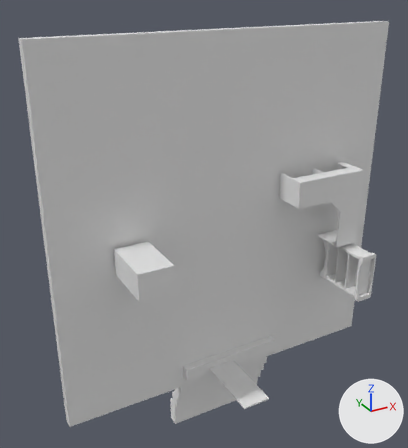
What one commit did to the COLLADA model move_itomp/meshes/merged_all_door_closed.dae.
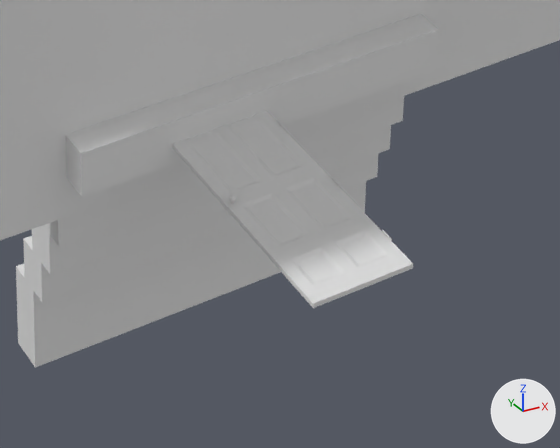
Each version appears first whole from a 50 mm lens placed at (-9.62, -15.38, 13.59), pointed at (-0.93, 0.41, 5.69), and next in a close-up on the part from 41% to 75% of the width and 74% to 99% of the height. Arrows for +X, +Y and +Z are at lower right; the lights stay in place.

The older version as bpy lines, for what is in view:
```python
me_shape0 = bpy.data.meshes.new('shape0')
me_shape0.from_pydata(...)  # 4741 vertices, 8757 faces; spans x -6.4..6.4, y -2.7..1.3, z -3.2..12.1
ob_node = bpy.data.objects.new('node', me_shape0)
ob_node.location = (0.0, 0.0, 0.0)
```
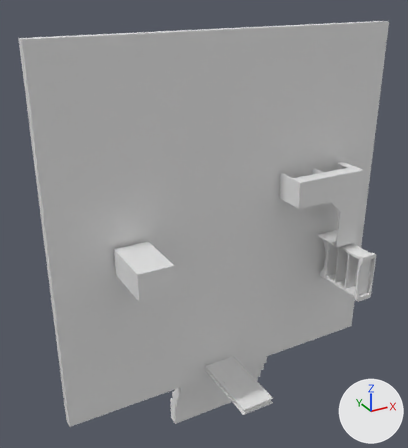
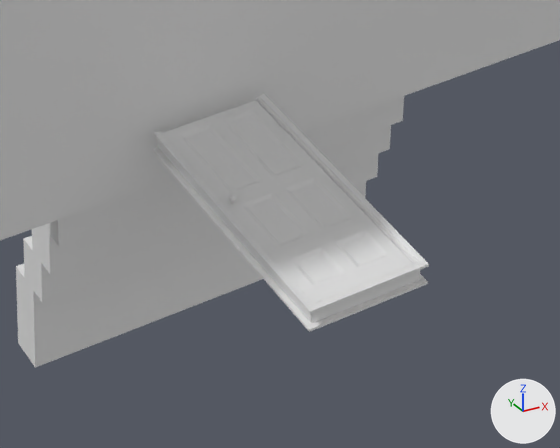
Commit message: door opening - updates

Pixel boxes [x1, y1, x2, y2] of what changed, in the close-ups (560 x 448 px):
part 1 of me_shape0, added
    after: [153, 94, 429, 332]
part 2 of me_shape0, deleted
    before: [66, 14, 438, 197]

What changed in the scene script:
```text
Change me_shape0:
    used by ob_node; location = (0.0, 0.0, 0.0)
    remove me_shape0.from_pydata(...)  # 4741 vertices, 8757 faces; spans x -6.4..6.4, y -2.7..1.3, z -3.2..12.1
    add me_shape0.from_pydata(...)  # 4873 vertices, 8981 faces; spans x -6.4..6.4, y -2.8..1.3, z -3.2..12.1
    me_shape0 part 1: a new loose piece of 140 vertices spanning x -1.1..0.1, y -2.8..0.0, z -0.2..0.0
    me_shape0 part 2
    8 vertices are removed from x -2.0..2.0, y -0.2..0.2, z -0.2..0.2
    12 faces are deleted
```
